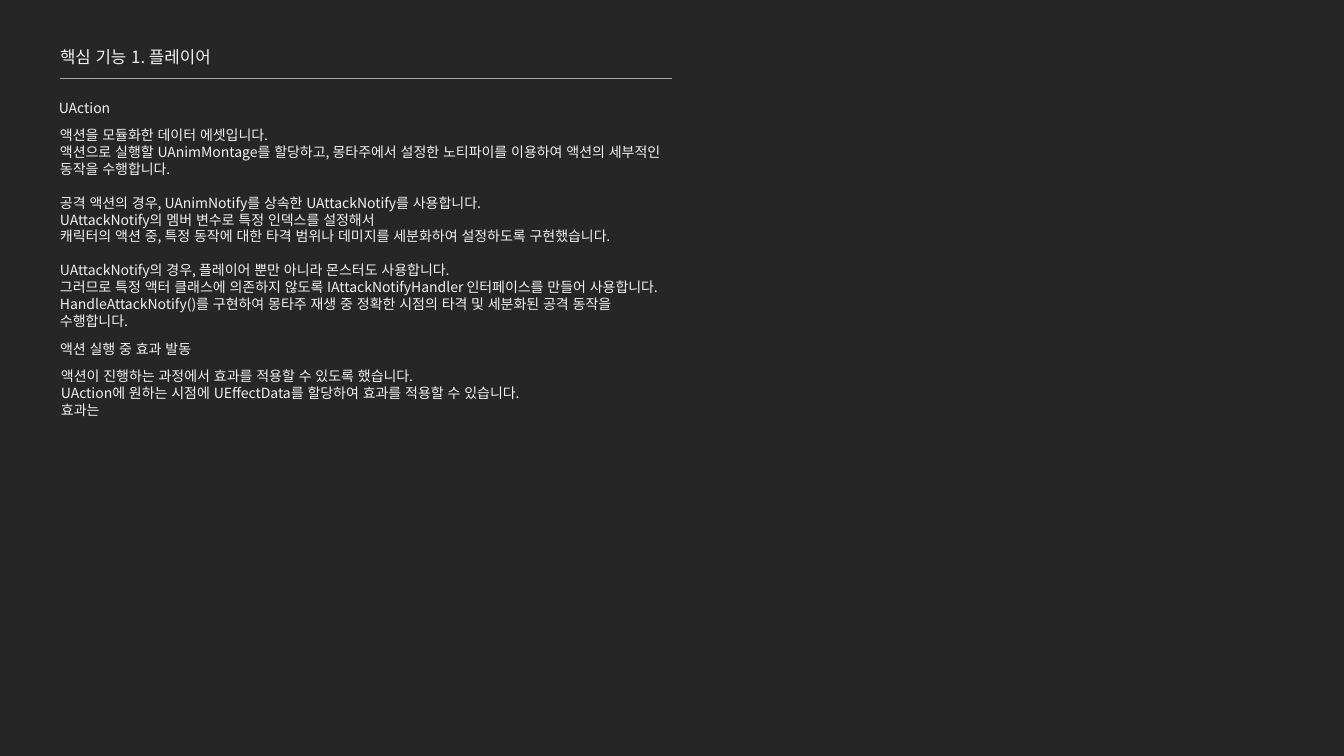
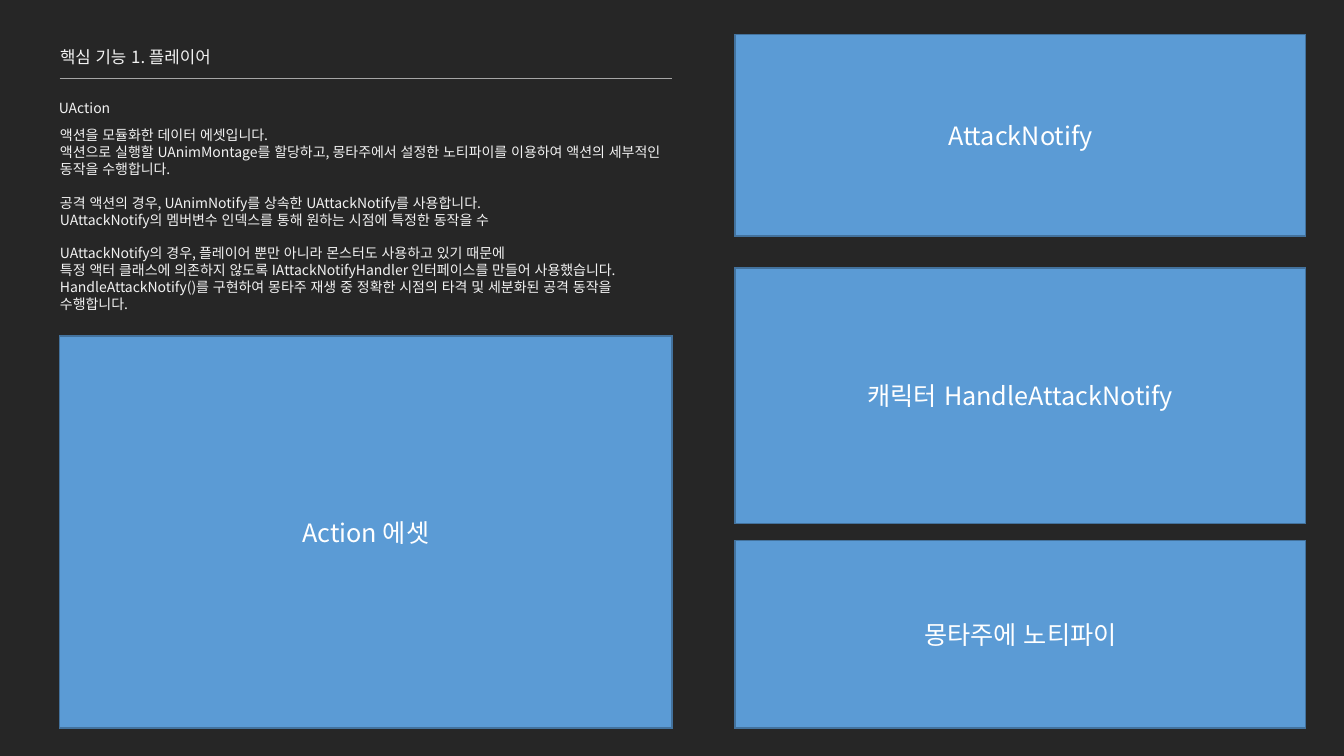
Before and after one commit to jhk0701/project-ARPGHunter, a slide deck: slide 12 of Docs/UnrealEngine_문서_김정환.pptx. Drawn at 1344x756 pixels with LibreOffice and Linux fonts; fonts in the diff are those of the drawing. Boxes give left, top, right and bottom in pixels: in the first picture for what was removed or moved away, otherwise in the second. Text is boxed around its words. In the diff, an @@ line names an element or a change of style, - is before the commit and + after.

```diff
--- a/Docs/UnrealEngine_문서_김정환.pptx
+++ b/Docs/UnrealEngine_문서_김정환.pptx
@@ rectangle added at (x1=735, y1=34, x2=1306, y2=236), fill #5B9BD5, outline #43739E 1 pt, 18 pt, text #FFFFFF @@
+AttackNotify
@@ text at (x1=60, y1=211, x2=616, y2=279): text changed @@
-UAttackNotify의 멤버 변수로 특정 인덱스를 설정해서
-캐릭터의 액션 중, 특정 동작에 대한 타격 범위나 데미지를 세분화하여 설정하도록 구현했습니다.
-UAttackNotify의 경우, 플레이어 뿐만 아니라 몬스터도 사용합니다.
-그러므로 특정 액터 클래스에 의존하지 않도록 IAttackNotifyHandler 인터페이스를 만들어 사용합니다.
+UAttackNotify의 멤버변수 인덱스를 통해 원하는 시점에 특정한 동작을 수
+UAttackNotify의 경우, 플레이어 뿐만 아니라 몬스터도 사용하고 있기 때문에
+특정 액터 클래스에 의존하지 않도록 IAttackNotifyHandler 인터페이스를 만들어 사용했습니다.
@@ rectangle added at (x1=735, y1=268, x2=1306, y2=523), fill #5B9BD5, outline #43739E 1 pt, 18 pt, text #FFFFFF @@
+캐릭터 HandleAttackNotify
@@ rectangle added at (x1=59, y1=336, x2=673, y2=728), fill #5B9BD5, outline #43739E 1 pt, 18 pt, text #FFFFFF @@
+Action 에셋
@@ text removed at (x1=60, y1=342, x2=191, y2=355) @@
-액션 실행 중 효과 발동
@@ text removed at (x1=61, y1=369, x2=519, y2=416) @@
-액션이 진행하는 과정에서 효과를 적용할 수 있도록 했습니다.
-UAction에 원하는 시점에 UEffectData를 할당하여 효과를 적용할 수 있습니다.
-효과는
@@ rectangle added at (x1=735, y1=540, x2=1306, y2=728), fill #5B9BD5, outline #43739E 1 pt, 18 pt, text #FFFFFF @@
+몽타주에 노티파이
```
Also in this commit, not shown: 5 other slides changed, 1 slide added, 2 other files.
